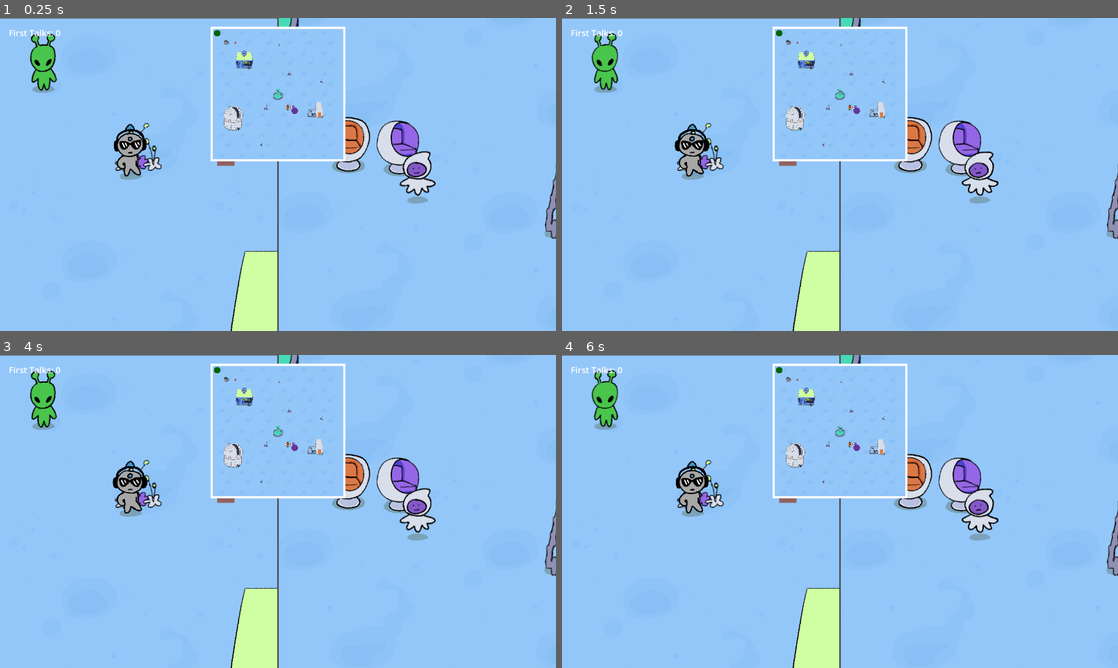
Above: before the commit, frames 1-4 (two rows, left to right).
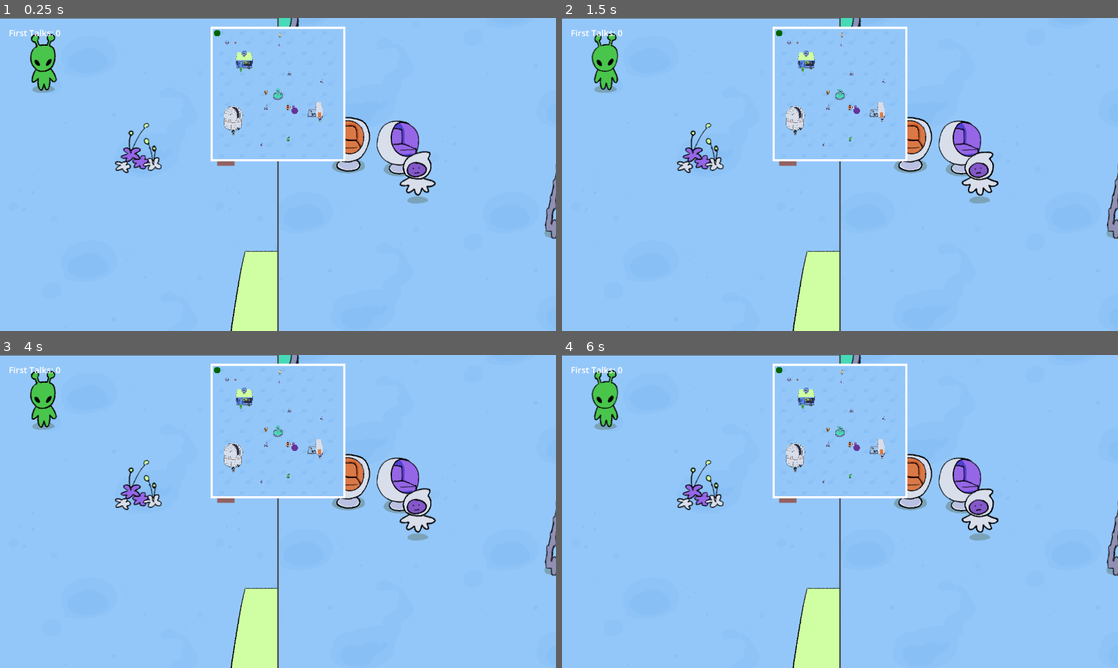
Above: after the commit, the same moments.

Repository: liannie3/wwhataburger
Game: Godot game, scene res://main_game/SpitScreen.tscn
The game is run twice, just before and just after one commit, with the same random seed, the same clock (stepped at 60 frames per second) and the same inputs. This scene is started directly instead of the project's main scene.
Inputs:
- Up to frame 1 (0.25 s): no input
- Up to frame 2 (1.5 s): no input
- Up to frame 3 (4 s): tap Enter at 2.75 s; tap Space at 3.5 s
- Up to frame 4 (6 s): no input

The runs differ from the first frame. In frame 1, 0.7% of the frame differs, in the area x 20-58%, y 4-52%; in frame 2, 0.7%; in frame 3, 0.8%; in frame 4, 0.7%.

Commit message:
Add more npcs

Diff:
--- a/main_game/MainGame.tscn
+++ b/main_game/MainGame.tscn
@@ -4,7 +4,103 @@
 [ext_resource type="PackedScene" uid="uid://gbsug7oj0630" path="res://main_game/Arena.tscn" id="2_arena"]
 [ext_resource type="PackedScene" uid="uid://bxfumbre853g0" path="res://main_game/Player.tscn" id="3_p3wb7"]
 [ext_resource type="PackedScene" uid="uid://bfu4lj43j681i" path="res://main_game/NPC.tscn" id="4_03gfc"]
+[ext_resource type="Texture2D" uid="uid://5v6tltg18rh3" path="res://sprites/npcs/AdamIdle1.PNG" id="5_5w7a5"]
 [ext_resource type="PackedScene" uid="uid://cr5usn0g1yji0" path="res://main_game/TestEmotion.tscn" id="5_w0aw3"]
+[ext_resource type="Texture2D" uid="uid://ds1f8784ldmx" path="res://sprites/npcs/AdamIdle2.PNG" id="6_htu3c"]
+[ext_resource type="Texture2D" uid="uid://c8plwimjbf6kg" path="res://sprites/npcs/BlessIdle1.PNG" id="8_w4cjx"]
+[ext_resource type="Texture2D" uid="uid://bhdcq68bqcjd8" path="res://sprites/npcs/BlessIdle2.PNG" id="9_i6yq4"]
+[ext_resource type="Texture2D" uid="uid://cc2qkth0a5g77" path="res://sprites/npcs/Cluzz1.PNG" id="10_68l2i"]
+[ext_resource type="Texture2D" uid="uid://1iirvqroeyra" path="res://sprites/npcs/Cluzz2.PNG" id="11_4saix"]
+[ext_resource type="Texture2D" uid="uid://cg7nlocv30hfg" path="res://sprites/npcs/JustinIdle1.PNG" id="12_8trv5"]
+[ext_resource type="Texture2D" uid="uid://1b5h1shik6i" path="res://sprites/npcs/JustinIdle2.PNG" id="13_nilww"]
+[ext_resource type="Texture2D" uid="uid://deyrssr77t0by" path="res://sprites/npcs/Kat1.PNG" id="14_7qmxs"]
+[ext_resource type="Texture2D" uid="uid://cb5jmql6ceeh" path="res://sprites/npcs/Kat2.PNG" id="15_74rp2"]
+[ext_resource type="Texture2D" uid="uid://bmo5w7y7tgqyk" path="res://sprites/npcs/Nico1.PNG" id="16_rq74r"]
+[ext_resource type="Texture2D" uid="uid://h8hyoqarhvqo" path="res://sprites/npcs/Nico2.PNG" id="17_gdf83"]
+
+[sub_resource type="SpriteFrames" id="SpriteFrames_2pwrp"]
+animations = [{
+"frames": [{
+"duration": 1.0,
+"texture": ExtResource("5_5w7a5")
+}, {
+"duration": 1.0,
+"texture": ExtResource("6_htu3c")
+}],
+"loop": true,
+"name": &"idle",
+"speed": 2.5
+}]
+
+[sub_resource type="SpriteFrames" id="SpriteFrames_xrqgx"]
+animations = [{
+"frames": [{
+"duration": 1.0,
+"texture": ExtResource("8_w4cjx")
+}, {
+"duration": 1.0,
+"texture": ExtResource("9_i6yq4")
+}],
+"loop": true,
+"name": &"idle",
+"speed": 2.5
+}]
+
+[sub_resource type="SpriteFrames" id="SpriteFrames_b3kdp"]
+animations = [{
+"frames": [{
+"duration": 1.0,
+"texture": ExtResource("10_68l2i")
+}, {
+"duration": 1.0,
+"texture": ExtResource("11_4saix")
+}],
+"loop": true,
+"name": &"idle",
+"speed": 2.5
+}]
+
+[sub_resource type="SpriteFrames" id="SpriteFrames_wyxkk"]
+animations = [{
+"frames": [{
+"duration": 1.0,
+"texture": ExtResource("12_8trv5")
+}, {
+"duration": 1.0,
+"texture": ExtResource("13_nilww")
+}],
+"loop": true,
+"name": &"idle",
+"speed": 2.5
+}]
+
+[sub_resource type="SpriteFrames" id="SpriteFrames_dfupt"]
+animations = [{
+"frames": [{
+"duration": 1.0,
+"texture": ExtResource("14_7qmxs")
+}, {
+"duration": 1.0,
+"texture": ExtResource("15_74rp2")
+}],
+"loop": true,
+"name": &"idle",
+"speed": 2.5
+}]
+
+[sub_resource type="SpriteFrames" id="SpriteFrames_d6ead"]
+animations = [{
+"frames": [{
+"duration": 1.0,
+"texture": ExtResource("16_rq74r")
+}, {
+"duration": 1.0,
+"texture": ExtResource("17_gdf83")
+}],
+"loop": true,
+"name": &"idle",
+"speed": 2.5
+}]
 
 [node name="MainGame" type="Node2D" unique_id=1780440313]
 script = ExtResource("1_0lykq")
@@ -20,7 +116,28 @@
 player_id = 2
 
 [node name="Adam" parent="." unique_id=364730679 instance=ExtResource("4_03gfc")]
-position = Vector2(300, 300)
+position = Vector2(470, 2377)
+custom_sprite_frames = SubResource("SpriteFrames_2pwrp")
 
 [node name="TestEmotion" parent="." unique_id=1897053641 instance=ExtResource("5_w0aw3")]
 position = Vector2(500, 300)
+
+[node name="Bless" parent="." unique_id=2116983378 instance=ExtResource("4_03gfc")]
+position = Vector2(1733, 2521)
+custom_sprite_frames = SubResource("SpriteFrames_xrqgx")
+
+[node name="Cluzz" parent="." unique_id=1945537862 instance=ExtResource("4_03gfc")]
+position = Vector2(1222, 1451)
+custom_sprite_frames = SubResource("SpriteFrames_b3kdp")
+
+[node name="Justin" parent="." unique_id=583000246 instance=ExtResource("4_03gfc")]
+position = Vector2(2469, 2070)
+custom_sprite_frames = SubResource("SpriteFrames_wyxkk")
+
+[node name="Kat" parent="." unique_id=348187083 instance=ExtResource("4_03gfc")]
+position = Vector2(645, 918)
+custom_sprite_frames = SubResource("SpriteFrames_dfupt")
+
+[node name="Nico" parent="." unique_id=2089880231 instance=ExtResource("4_03gfc")]
+position = Vector2(1544, 137)
+custom_sprite_frames = SubResource("SpriteFrames_d6ead")
--- a/main_game/npc.gd
+++ b/main_game/npc.gd
@@ -1,6 +1,7 @@
 extends Area2D
 
 # ==========================================
+@export var custom_sprite_frames: SpriteFrames
 @export var npc_name: String = "Mysterious Stranger"
 @export var ghost_text: String = "Press Interact to Listen"
 
@@ -55,6 +56,16 @@
 var is_talking: bool = false
 var active_player: Player = null
 var players_in_range: Array[Player] = []
+
+@onready var anim = $AnimatedSprite2D
+
+func _ready() -> void:
+	# 1. Swap the sprite if you assigned a custom one in the inspector
+	if custom_sprite_frames != null:
+		anim.sprite_frames = custom_sprite_frames
+
+	# 2. Start the idle animation automatically
+	anim.play("idle")
 
 func _on_body_entered(body: Node2D) -> void:
 	if body is Player:
Binary file added: sprites/npcs/BlessIdle1.PNG
Not shown, added: sprites/npcs/BlessIdle1.PNG.import
Binary file added: sprites/npcs/BlessIdle2.PNG
Not shown, added: sprites/npcs/BlessIdle2.PNG.import
Binary file added: sprites/npcs/Cluzz1.PNG
Not shown, added: sprites/npcs/Cluzz1.PNG.import
Binary file added: sprites/npcs/Cluzz2.PNG
Not shown, added: sprites/npcs/Cluzz2.PNG.import
Binary file added: sprites/npcs/JustinIdle1.PNG
Not shown, added: sprites/npcs/JustinIdle1.PNG.import
Binary file added: sprites/npcs/JustinIdle2.PNG
Not shown, added: sprites/npcs/JustinIdle2.PNG.import
(and 8 more such lines)
